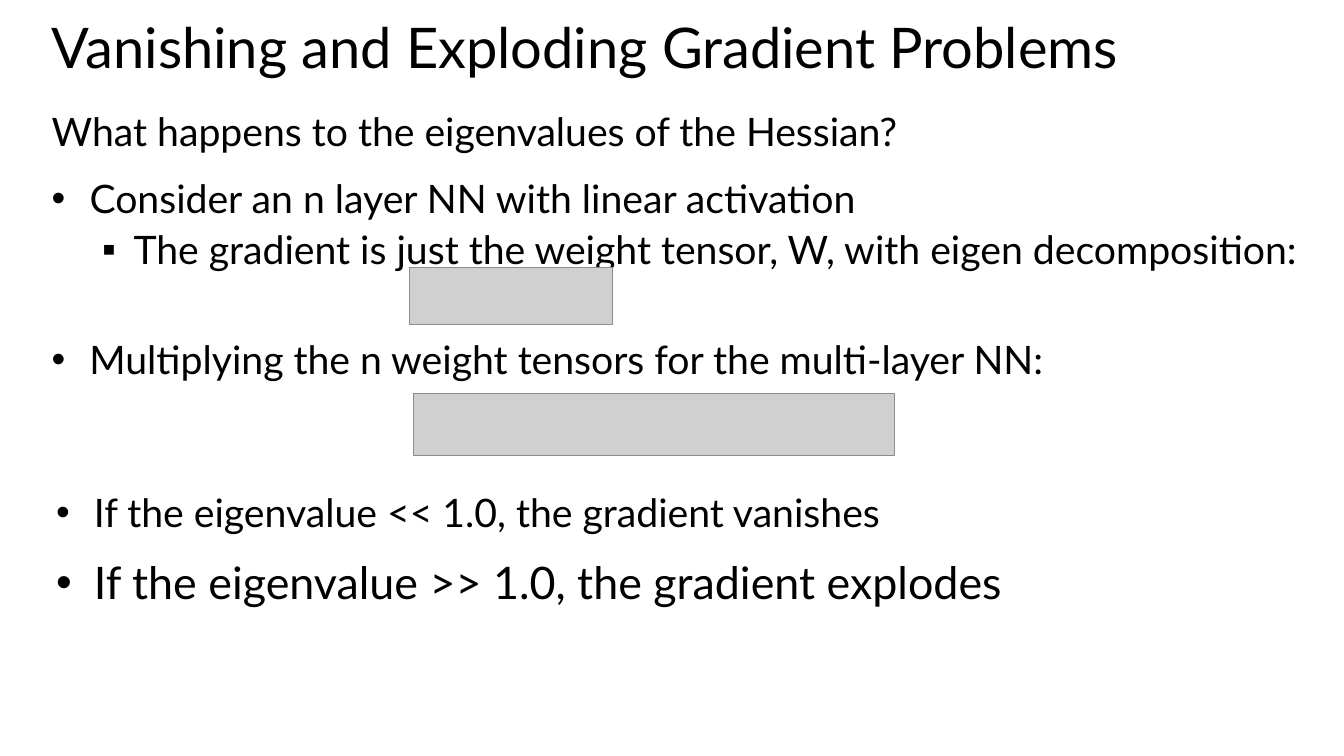
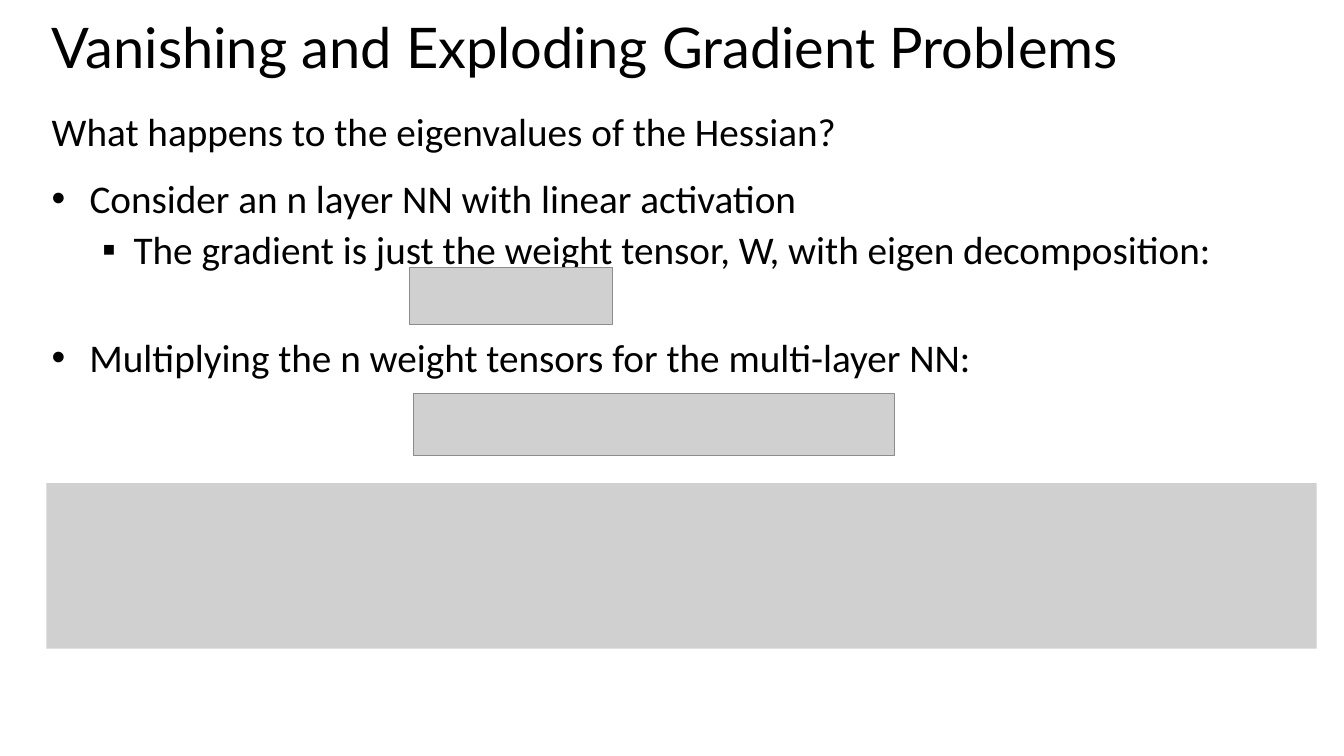
Before and after one commit to StephenElston/CSCI-E25, a slide deck: slide 23 of SuplementaryMaterial/RegularizatioinAndOptimization.pptx. Drawn at 1344x756 pixels with LibreOffice and Linux fonts; fonts in the diff are those of the drawing; grey boxes stand for pictures. Boxes give left, top, right and bottom in pixels: in the first picture for what was removed or moved away, otherwise in the second. Text is boxed around its words. In the diff, an @@ line names an element or a change of style, - is before the commit and + after.

Commit message:
Corrected and updated discussion of Hessian

```diff
--- a/SuplementaryMaterial/RegularizatioinAndOptimization.pptx
+++ b/SuplementaryMaterial/RegularizatioinAndOptimization.pptx
@@ text "What happens to the eigenvalues ..." at <box>52,118,1210,274</box>: font Lato to Calibri @@
@@ text "Multiplying the n weight tensors ..." at <box>89,344,970,379</box>: font Lato to Calibri @@
@@ picture added at <box>46,483,1317,648</box> @@
@@ text removed at <box>94,498,1002,608</box> @@
-• If the eigenvalue << 1.0, the gradient vanishes
-• If the eigenvalue >> 1.0, the gradient explodes
```
Also in this commit, not shown: 3 other slides changed.
